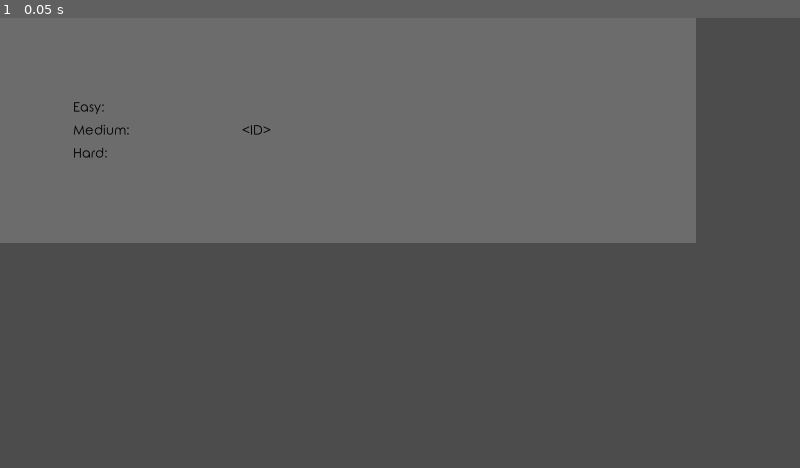
Above: before the commit, frame 1.
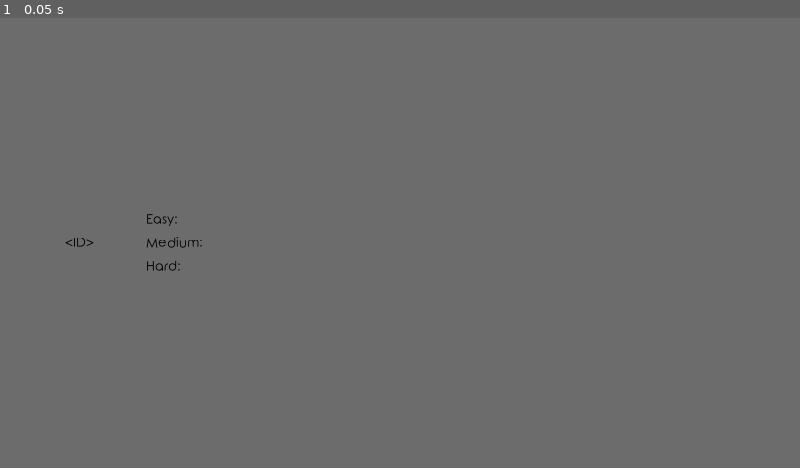
Above: after the commit, the same moment.

Repository: Inglo-Games/dollar-shuffle
Game: Godot game, scene res://scenes/record_container.tscn
Same seed, same stepped clock (60 frames per second), same inputs: the game is played once before the commit and once after it. This scene is started directly instead of the project's main scene.
Inputs:
- Up to frame 1 (0.05 s): no input

The runs differ from the first frame. In frame 1, 57% of the frame differs, in the area x 0-100%, y 0-100%.

Commit message:
Making records list use whole screen

Diff:
--- a/scenes/record_container.tscn
+++ b/scenes/record_container.tscn
@@ -6,16 +6,14 @@
 anchor_top = 0.0
 anchor_right = 1.0
 anchor_bottom = 1.0
-margin_right = -250.0
-margin_bottom = -540.0
 rect_min_size = Vector2( 350, 60 )
 rect_pivot_offset = Vector2( 0, 0 )
 rect_clip_content = false
 mouse_filter = 0
 mouse_default_cursor_shape = 0
-size_flags_horizontal = 1
-size_flags_vertical = 1
-_sections_unfolded = [ "Anchor", "Grow Direction", "Margin", "Material", "Rect", "Visibility" ]
+size_flags_horizontal = 3
+size_flags_vertical = 3
+_sections_unfolded = [ "Anchor", "Grow Direction", "Margin", "Material", "Rect", "Size Flags", "Visibility" ]
 
 [node name="background" type="ColorRect" parent="." index="0"]
 
@@ -27,32 +25,33 @@
 rect_clip_content = false
 mouse_filter = 0
 mouse_default_cursor_shape = 0
-size_flags_horizontal = 1
+size_flags_horizontal = 3
 size_flags_vertical = 1
 color = Color( 0.421875, 0.421875, 0.421875, 1 )
-_sections_unfolded = [ "Anchor", "Margin" ]
+_sections_unfolded = [ "Anchor", "Grow Direction", "Margin", "Rect", "Size Flags" ]
 
 [node name="level_id" type="Label" parent="." index="1"]
 
 anchor_left = 0.0
 anchor_top = 0.0
-anchor_right = 1.0
+anchor_right = 0.0
 anchor_bottom = 1.0
 margin_left = 20.0
-margin_right = -460.0
+margin_right = 360.0
+rect_min_size = Vector2( 40, 100 )
 rect_pivot_offset = Vector2( 0, 0 )
 rect_clip_content = false
 mouse_filter = 2
 mouse_default_cursor_shape = 0
 size_flags_horizontal = 1
-size_flags_vertical = 4
+size_flags_vertical = 1
 text = "<ID>"
 align = 1
 valign = 1
 percent_visible = 1.0
 lines_skipped = 0
 max_lines_visible = -1
-_sections_unfolded = [ "Anchor", "Grow Direction", "Margin", "Rect" ]
+_sections_unfolded = [ "Anchor", "Grow Direction", "Margin", "Rect", "Size Flags" ]
 
 [node name="nums" type="VBoxContainer" parent="." index="2"]
 
@@ -60,15 +59,15 @@
 anchor_top = 0.0
 anchor_right = 1.0
 anchor_bottom = 1.0
-margin_left = 175.0
+margin_left = 350.0
 rect_pivot_offset = Vector2( 0, 0 )
 rect_clip_content = false
 mouse_filter = 1
 mouse_default_cursor_shape = 0
-size_flags_horizontal = 1
-size_flags_vertical = 1
+size_flags_horizontal = 3
+size_flags_vertical = 3
 alignment = 1
-_sections_unfolded = [ "Anchor", "Hint", "Margin", "Rect" ]
+_sections_unfolded = [ "Anchor", "Hint", "Margin", "Rect", "Size Flags" ]
 
 [node name="easy_rec" type="Label" parent="nums" index="0"]
 
@@ -76,9 +75,9 @@
 anchor_top = 0.0
 anchor_right = 0.0
 anchor_bottom = 0.0
-margin_top = 245.0
-margin_right = 1495.0
-margin_bottom = 259.0
+margin_top = 466.0
+margin_right = 1570.0
+margin_bottom = 502.0
 rect_pivot_offset = Vector2( 0, 0 )
 rect_clip_content = false
 mouse_filter = 2
@@ -89,6 +88,7 @@
 percent_visible = 1.0
 lines_skipped = 0
 max_lines_visible = -1
+_sections_unfolded = [ "Anchor", "Margin", "Size Flags" ]
 
 [node name="med_rec" type="Label" parent="nums" index="1"]
 
@@ -96,9 +96,9 @@
 anchor_top = 0.0
 anchor_right = 0.0
 anchor_bottom = 0.0
-margin_top = 263.0
-margin_right = 1495.0
-margin_bottom = 277.0
+margin_top = 522.0
+margin_right = 1570.0
+margin_bottom = 558.0
 rect_pivot_offset = Vector2( 0, 0 )
 rect_clip_content = false
 mouse_filter = 2
@@ -116,9 +116,9 @@
 anchor_top = 0.0
 anchor_right = 0.0
 anchor_bottom = 0.0
-margin_top = 281.0
-margin_right = 1495.0
-margin_bottom = 295.0
+margin_top = 578.0
+margin_right = 1570.0
+margin_bottom = 614.0
 rect_pivot_offset = Vector2( 0, 0 )
 rect_clip_content = false
 mouse_filter = 2
--- a/scenes/records_menu.tscn
+++ b/scenes/records_menu.tscn
@@ -71,31 +71,34 @@
 margin_top = 30.0
 margin_right = -125.0
 margin_bottom = -30.0
-rect_min_size = Vector2( 350, 400 )
+rect_min_size = Vector2( 600, 300 )
 rect_pivot_offset = Vector2( 0, 0 )
 rect_clip_content = true
 mouse_filter = 0
 mouse_default_cursor_shape = 0
-size_flags_horizontal = 1
-size_flags_vertical = 1
+size_flags_horizontal = 3
+size_flags_vertical = 3
 scroll_horizontal_enabled = false
 scroll_horizontal = 0
 scroll_vertical_enabled = true
 scroll_vertical = 0
 scroll_deadzone = 0
-_sections_unfolded = [ "Anchor", "Grow Direction", "Margin", "Rect", "Scroll" ]
+_sections_unfolded = [ "Anchor", "Grow Direction", "Margin", "Rect", "Scroll", "Size Flags" ]
 
-[node name="v_cont" type="VBoxContainer" parent="scroll_list" index="0"]
+[node name="vbox" type="VBoxContainer" parent="scroll_list" index="0"]
 
 anchor_left = 0.0
 anchor_top = 0.0
 anchor_right = 0.0
 anchor_bottom = 0.0
+margin_right = 1670.0
+margin_bottom = 1020.0
+rect_min_size = Vector2( 600, 300 )
 rect_pivot_offset = Vector2( 0, 0 )
 rect_clip_content = false
 mouse_filter = 1
 mouse_default_cursor_shape = 0
-size_flags_horizontal = 1
-size_flags_vertical = 1
+size_flags_horizontal = 3
+size_flags_vertical = 3
 alignment = 0
-_sections_unfolded = [ "Anchor", "Grow Direction", "Hint", "Margin", "Rect" ]
+_sections_unfolded = [ "Anchor", "Grow Direction", "Margin", "Rect", "Size Flags" ]
--- a/scripts/record_menu.gd
+++ b/scripts/record_menu.gd
@@ -2,7 +2,7 @@
 
 # UI Elements
 onready var back_btn = get_node("back_btn")
-onready var rec_list_ui = get_node("scroll_list/v_cont")
+onready var rec_list_ui = get_node("scroll_list/vbox")
 
 # List entry layout
 var record_container
